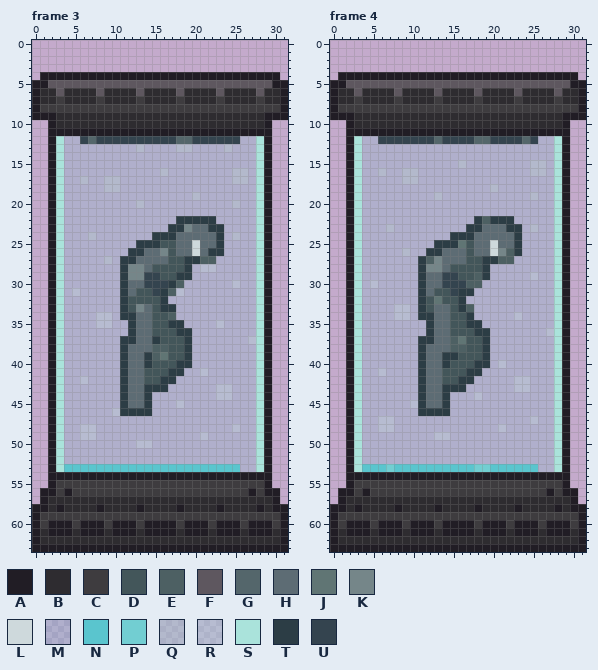
Two versions of one pixel-art file, levels/Tilesets/pod.aseprite. Above, as it was before the edit.
32x64 pixels, 41 frames. Colours within 5 levels of each other are drawn and written as one. Shown: frame 3, frame 4. The commit also changed other frames, which this record leaves out.
Visible layers, top first: "Layer 2" opacity 39%, "Layer 1".
Palette (. is transparent): A #211d25  B #2e2c30  C #3e3c3f  D #43565a  E #4d6063  F #5e575f  G #54666b  H #5d6c74  J #607574  K #758689  L #ced9dc  M #5ac5ce31  N #5ac5ce  P #72ced2  Q #99d0cc63  R #a0dfd959  S #aae3db  T #2c3d45  U #34444f
Pixels before, frame 3, first column x 0:
 4 .AAAAAAAAAAAAAAAAAAAAAAAAAAAAAA.
 5 AAFFFFFFFFFFFFFFFFFFFFFFFFFFFFAA
 6 ABBFBBBBFBBBBFBBBBFBBBBFBBBBFBBA
 7 ABBCBBBBCBBBBCBBBBCBBBBCBBBBCBBA
 8 ACCCCCCCCCCCCCCCCCCCCCCCCCCCCCCA
 9 AAABBBBBBBBBBBBBBBBBBBBBBBBBBAAA
10 ..ABBBBBBBBBBBBBBBBBBBBBBBBBBA..
11 ..AAAAAAAAAAAAAAAAAAAAAAAAAAAA..
12 ..ASMMUGUUUUUUUUUUGGUUUUUUMMSA..
13 ..ASMMMMMMMMMQMMMMQQMMMMQMMMSA..
14 ..ASMMMMMMMMMMMMMMMMMMMMMMMMSA..
15 ..ASMMMMMMMMMMMMMMMMMMMMMMMMSA..
16 ..ASMMMMMMMMMMMMQMMMMMMMMQQMSA..
17 ..ASMMQMMQQMMMMMMMMMMMMMMQQMSA..
18 ..ASMMMMMQQMMMMMMMMMMMMMMMMMSA..
19 ..ASMMMMMMMMMMMMMMMMQMMMMMMMSA..
20 ..ASMMMMMMMMMQMMMMMMMMMMMQMMSA..
21 ..ASMMMMMMMMMMMMMMMMMMMMMMMMSA..
22 ..ASMMMMMMMMMMMMMMTTTTTMMMMMSA..
23 ..ASMMMMMMMMMMMMMTTKHHTTMMMMSA..
24 ..ASMMMQMMMMMMMTTTHHHHHTMQMMSA..
25 ..ASMMMMMMMMMTTTDDHHLHHTMMMMSA..
26 ..ASMMMMMMMMTTHHKDHHLHTTMMMMSA..
27 ..ASMMMMMQMTTHHHHDDTTEEMMMMMSA..
28 ..ASMMMMMMMTKKHDDDDTMRRMMMMMSA..
29 ..ASMMMMMMMTKKUUDDTTMMMMMMMMSA..
30 ..ASMMMMMMMTHHUUUTEMMMMMMRMMSA..
31 ..ASMRMMMMMTHDDUTERMMMMMMMMMSA..
32 ..ASMMMMMMMTDDDDTMMMMMMMMMMMSA..
33 ..ASMMMMMMMTDKHDTTMMMMMMMMMMSA..
34 ..ASMMMMRRMTTHHDDEMMMMMMMMMMSA..
35 ..ASMMMMRRMMTHHDDTTMMMMRMMMMSA..
36 ..ASMMMMMMMMTHHDDDTTMMMMMMMMSA..
37 ..ASMMMMMMMTTHHTDDDTMMMMMMMRSA..
38 ..ASMMMMMMMTHHHEEDDTMMMMMMMMSA..
39 ..ASMMMMMMMTHHTEJDDTMMMMMMMMSA..
40 ..ASMMMMMMMTHHTDDDTTMMMMMMMMSA..
41 ..ASMMMMMMMTHHDDDTTMMRMMMMMMSA..
42 ..ASMMRMMMMTHHDDTTMMMMMMMMMMSA..
43 ..ASMMMMMMMTHHTTTMMMMMMRRMMMSA..
44 ..ASMMMMMMMTHHTMMMMMMMMRRMMMSA..
45 ..ASMMMMMMMTHHTMMMRMMMMMMMMMSA..
46 ..ASMMMMMMRTTTTMMMMMMMMMMMMMSA..
47 ..ASMMMMMMMMMMMMMMMMMMMMMMMMSA..
48 ..ASMMRRMMMMMMMMMMMMMMMMMRMMSA..
49 ..ASMMRRMMMMMMMMMMMMMRMMMMMMSA..
50 ..ASMMMMMMMMMRRMMMMMMMMMMMMMSA..
51 ..ASMMMMMMMMMMMMMMMMMMMMMMMMSA..
52 ..ASMMMMMMMMMMMMMMMMMMMMMMMMSA..
53 ..ASNNNNNNNNNNNNNNNNNNNNNNMMSA..
54 ..AAAAAAAAAAAAAAAAAAAAAAAAAAAA..
55 ..ACCCCCCCCCCCCCCCCCCCCCCCCCCA..
56 .AACACCCCCCCCCCCCCCCCCCCCCCACAA.
57 .ABBBBBBBBBBBBBBBBBBBBBBBBBBBBA.
58 AABABBBBABBBBABBBBABBBBABBBBABAA
59 ACCCCCCCCCCCCCCCCCCCCCCCCCCCCCCA
60 ACAAACAAACAAACAAAACAAACAAACAAACA
61 ABAAABAAABAAABAAAABAAABAAABAAABA
62 ABBBBBBBBBBBBBBBBBBBBBBBBBBBBBBA
63 AAAAAAAAAAAAAAAAAAAAAAAAAAAAAAAA
Pixels before, frame 4, first column x 0:
 4 .AAAAAAAAAAAAAAAAAAAAAAAAAAAAAA.
 5 AAFFFFFFFFFFFFFFFFFFFFFFFFFFFFAA
 6 ABBFBBBBFBBBBFBBBBFBBBBFBBBBFBBA
 7 ABBCBBBBCBBBBCBBBBCBBBBCBBBBCBBA
 8 ACCCCCCCCCCCCCCCCCCCCCCCCCCCCCCA
 9 AAABBBBBBBBBBBBBBBBBBBBBBBBBBAAA
10 ..ABBBBBBBBBBBBBBBBBBBBBBBBBBA..
11 ..AAAAAAAAAAAAAAAAAAAAAAAAAAAA..
12 ..ASMMUUUUUUUGUUUUGGUUUUGUMMSA..
13 ..ASMMMMMMMMMMMMMMMMMMMMMMMMSA..
14 ..ASMMMMMMMMMMMMMMMMMMMMMMMMSA..
15 ..ASMMMMMMMMMMMMQMMMMMMMMQQMSA..
16 ..ASMMQMMQQMMMMMMMMMMMMMMQQMSA..
17 ..ASMMMMMQQMMMMMMMMMMMMMMMMMSA..
18 ..ASMMMMMMMMMMMMMMMMQMMMMMMMSA..
19 ..ASMMMMMMMMMQMMMMMMMMMMMQMMSA..
20 ..ASMMMMMMMMMMMMMMMMMMMMMMMMSA..
21 ..ASMMMMMMMMMMMMMMMMMMMMMMMMSA..
22 ..ASMMMMMMMMMMMMMMTETTTMMMMMSA..
23 ..ASMMMQMMMMMMMMMTTHHHTTMQMMSA..
24 ..ASMMMMMMMMMMMTTTHHHHHTMMMMSA..
25 ..ASMMMMMMMMMTTTJDHHLHHTMMMMSA..
26 ..ASMMMMMQMMTTHHHDHHLKETMMMMSA..
27 ..ASMMMMMMMTEKHHHDDTTEEMMMMMSA..
28 ..ASMMMMMMMTKKHDDDDTMMMMMMMMSA..
29 ..ASMMMMMMMTHHUUDDETMMMMMRMMSA..
30 ..ASMRMMMMMTHHUUUEEMMMMMMMMMSA..
31 ..ASMMMMMMMTHDDUTTMMMMMMMMMMSA..
32 ..ASMMMMMMMTDJDDTMMMMMMMMMMMSA..
33 ..ASMMMMRRMTDHHDTEMMMMMMMMMMSA..
34 ..ASMMMMRRMTTHHDDTMMMMMRMMMMSA..
35 ..ASMMMMMMMMTHHDDTTMMMMMMMMMSA..
36 ..ASMMMMMMMMTHHDDDTTMMMMMMMRSA..
37 ..ASMMMMMMMTTHHEJDDTMMMMMMMMSA..
38 ..ASMMMMMMMTHHHEEDDTMMMMMMMMSA..
39 ..ASMMMMMMMTHHTTDDDTMMMMMMMMSA..
40 ..ASMMMMMMMTHHTDDDTTMRMMMMMMSA..
41 ..ASMMRMMMMTHHDDDTTMMMMMMMMMSA..
42 ..ASMMMMMMMTHHDDTTMMMMMRRMMMSA..
43 ..ASMMMMMMMTHHTTTMMMMMMRRMMMSA..
44 ..ASMMMMMMMTHHTMMMRMMMMMMMMMSA..
45 ..ASMMMMMMRTHHTMMMMMMMMMMMMMSA..
46 ..ASMMMMMMMTTTTMMMMMMMMMMMMMSA..
47 ..ASMMRRMMMMMMMMMMMMMMMMMRMMSA..
48 ..ASMMRRMMMMMMMMMMMMMRMMMMMMSA..
49 ..ASMMMMMMMMMRRMMMMMMMMMMMMMSA..
50 ..ASMMMMMMMMMMMMMMMMMMMMMMMMSA..
51 ..ASMMMMMMMMMMMMMMMMMMMMMMMMSA..
52 ..ASMMMMMMMMMMMMMMMMMMMMMMMMSA..
53 ..ASNNNPNNNNNNNNNNPPNNNNNNMMSA..
54 ..AAAAAAAAAAAAAAAAAAAAAAAAAAAA..
55 ..ACCCCCCCCCCCCCCCCCCCCCCCCCCA..
56 .AACACCCCCCCCCCCCCCCCCCCCCCACAA.
57 .ABBBBBBBBBBBBBBBBBBBBBBBBBBBBA.
58 AABABBBBABBBBABBBBABBBBABBBBABAA
59 ACCCCCCCCCCCCCCCCCCCCCCCCCCCCCCA
60 ACAAACAAACAAACAAAACAAACAAACAAACA
61 ABAAABAAABAAABAAAABAAABAAABAAABA
62 ABBBBBBBBBBBBBBBBBBBBBBBBBBBBBBA
63 AAAAAAAAAAAAAAAAAAAAAAAAAAAAAAAA
Once edited:
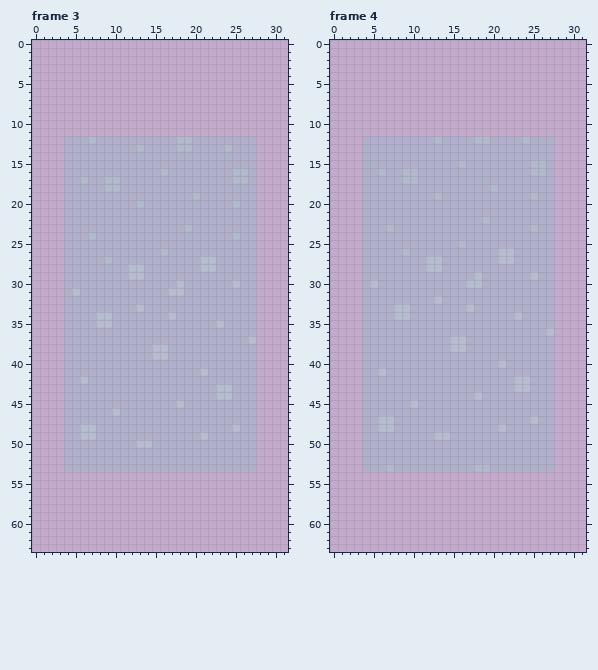
The commit says: panel and pod variations
Change:
layer "Layer 1" removed
Changed rows in their new state; - is an unchanged pixel.
Frame 3:
first column x 0:
 4 -..............................-
 5 ................................
 6 ................................
 7 ................................
 8 ................................
 9 ................................
10 --............................--
11 --............................--
12 --..--MQMMMMMMMMMMQQMMMMMM--..--
13 --..------------------------..--
14 --..------------------------..--
15 --..------------------------..--
16 --..------------------------..--
17 --..------------------------..--
18 --..------------------------..--
19 --..------------------------..--
20 --..------------------------..--
21 --..------------------------..--
22 --..--------------MMMMM-----..--
23 --..-------------MMQMMMM----..--
24 --..-----------MMMMMMMMM----..--
25 --..---------MMMMMMMMMMM----..--
26 --..--------MMMMQMMMMMMM----..--
27 --..-------MMMMMMMMMMRR-----..--
28 --..-------MRRMMMMMM--------..--
29 --..-------MRRMMMMMM--------..--
30 --..-------MMMMMMMR---------..--
31 --..-------MMMMMMR----------..--
32 --..-------MMMMMM-----------..--
33 --..-------MMRMMMM----------..--
34 --..-------MMMMMMR----------..--
35 --..--------MMMMMMM---------..--
36 --..--------MMMMMMMM--------..--
37 --..-------MMMMMMMMM--------..--
38 --..-------MMMMRRMMM--------..--
39 --..-------MMMMRRMMM--------..--
40 --..-------MMMMMMMMM--------..--
41 --..-------MMMMMMMM---------..--
42 --..-------MMMMMMM----------..--
43 --..-------MMMMMM-----------..--
44 --..-------MMMM-------------..--
45 --..-------MMMM-------------..--
46 --..-------MMMM-------------..--
47 --..------------------------..--
48 --..------------------------..--
49 --..------------------------..--
50 --..------------------------..--
51 --..------------------------..--
52 --..------------------------..--
53 --..MMMMMMMMMMMMMMMMMMMMMM--..--
54 --............................--
55 --............................--
56 -..............................-
57 -..............................-
58 ................................
59 ................................
60 ................................
61 ................................
62 ................................
63 ................................
Frame 4:
first column x 0:
 4 -..............................-
 5 ................................
 6 ................................
 7 ................................
 8 ................................
 9 ................................
10 --............................--
11 --............................--
12 --..--MMMMMMMQMMMMQQMMMMQM--..--
13 --..------------------------..--
14 --..------------------------..--
15 --..------------------------..--
16 --..------------------------..--
17 --..------------------------..--
18 --..------------------------..--
19 --..------------------------..--
20 --..------------------------..--
21 --..------------------------..--
22 --..--------------MQMMM-----..--
23 --..-------------MMMMMMM----..--
24 --..-----------MMMMMMMMM----..--
25 --..---------MMMQMMMMMMM----..--
26 --..--------MMMMMMMMMRRM----..--
27 --..-------MRRMMMMMMMRR-----..--
28 --..-------MRRMMMMMM--------..--
29 --..-------MMMMMMMRM--------..--
30 --..-------MMMMMMRR---------..--
31 --..-------MMMMMMM----------..--
32 --..-------MMRMMM-----------..--
33 --..-------MMMMMMR----------..--
34 --..-------MMMMMMM----------..--
35 --..--------MMMMMMM---------..--
36 --..--------MMMMMMMM--------..--
37 --..-------MMMMRRMMM--------..--
38 --..-------MMMMRRMMM--------..--
39 --..-------MMMMMMMMM--------..--
40 --..-------MMMMMMMMM--------..--
41 --..-------MMMMMMMM---------..--
42 --..-------MMMMMMM----------..--
43 --..-------MMMMMM-----------..--
44 --..-------MMMM-------------..--
45 --..-------MMMM-------------..--
46 --..-------MMMM-------------..--
47 --..------------------------..--
48 --..------------------------..--
49 --..------------------------..--
50 --..------------------------..--
51 --..------------------------..--
52 --..------------------------..--
53 --..MMMQMMMMMMMMMMQQMMMMMM--..--
54 --............................--
55 --............................--
56 -..............................-
57 -..............................-
58 ................................
59 ................................
60 ................................
61 ................................
62 ................................
63 ................................
Changed places in both pictures, as pixel boxes (x1, y1, x2, y2):
changed: (32, 72, 288, 552)
changed: (330, 72, 586, 552)
